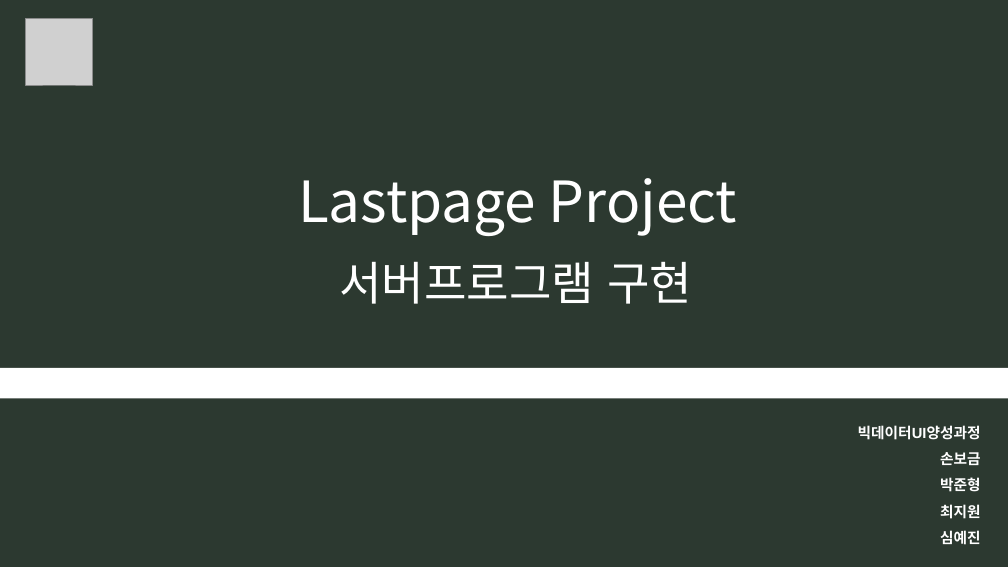
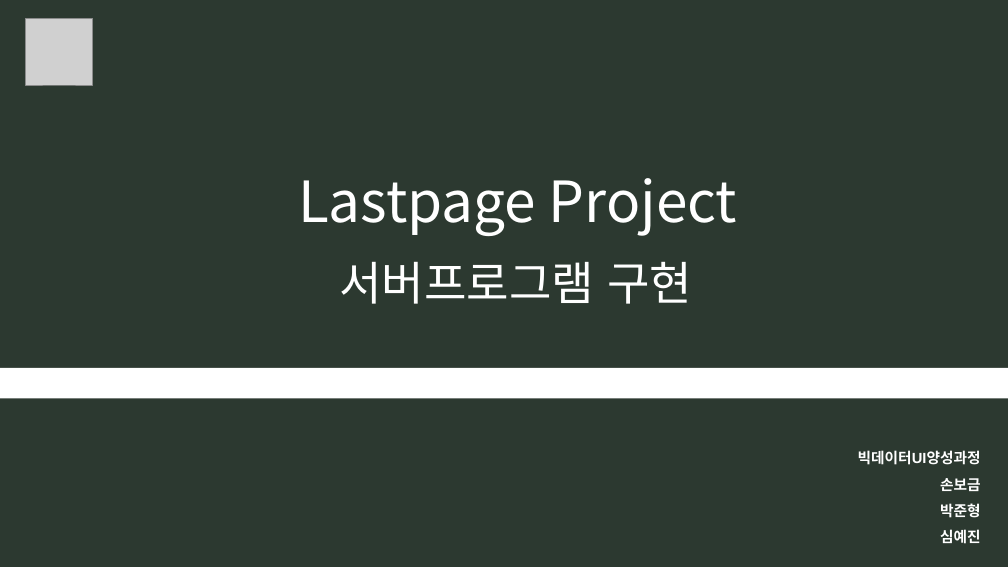
Before and after one commit to B735244/Bigdata_UI_Bogeum, a slide deck: slide 1 of 0. 모듈시험자료/[모듈] 7. 서버프로그램 구현.pptx. Drawn at 1008x567 pixels with LibreOffice and Linux fonts; fonts in the diff are those of the drawing; grey boxes stand for pictures. Boxes give left, top, right and bottom in pixels: in the first picture for what was removed or moved away, otherwise in the second. Text is boxed around its words. In the diff, an @@ line names an element or a change of style, - is before the commit and + after.

```diff
--- a/0. 모듈시험자료/[모듈] 7. 서버프로그램 구현.pptx
+++ b/0. 모듈시험자료/[모듈] 7. 서버프로그램 구현.pptx
@@ text "빅데이터UI양성과정": place and size @@
-text "빅데이터UI양성과정" at box(858, 425, 981, 545)
+text "빅데이터UI양성과정" at box(858, 450, 981, 544)
@@ text at box(940, 504, 981, 519): paragraph removed @@
-최지원
```
Also in this commit, not shown: 9 other slides changed, 7 slides added, 14 other files.
